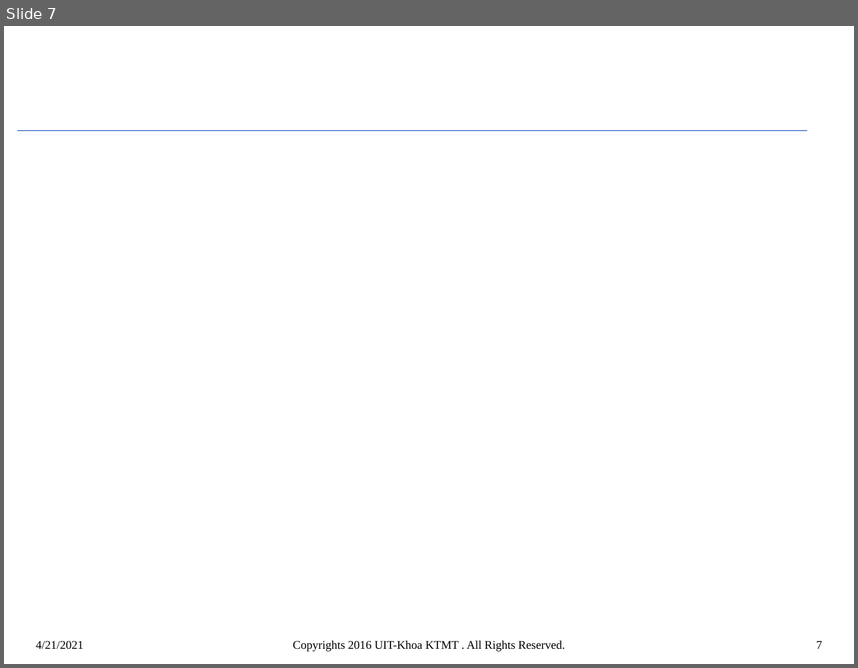
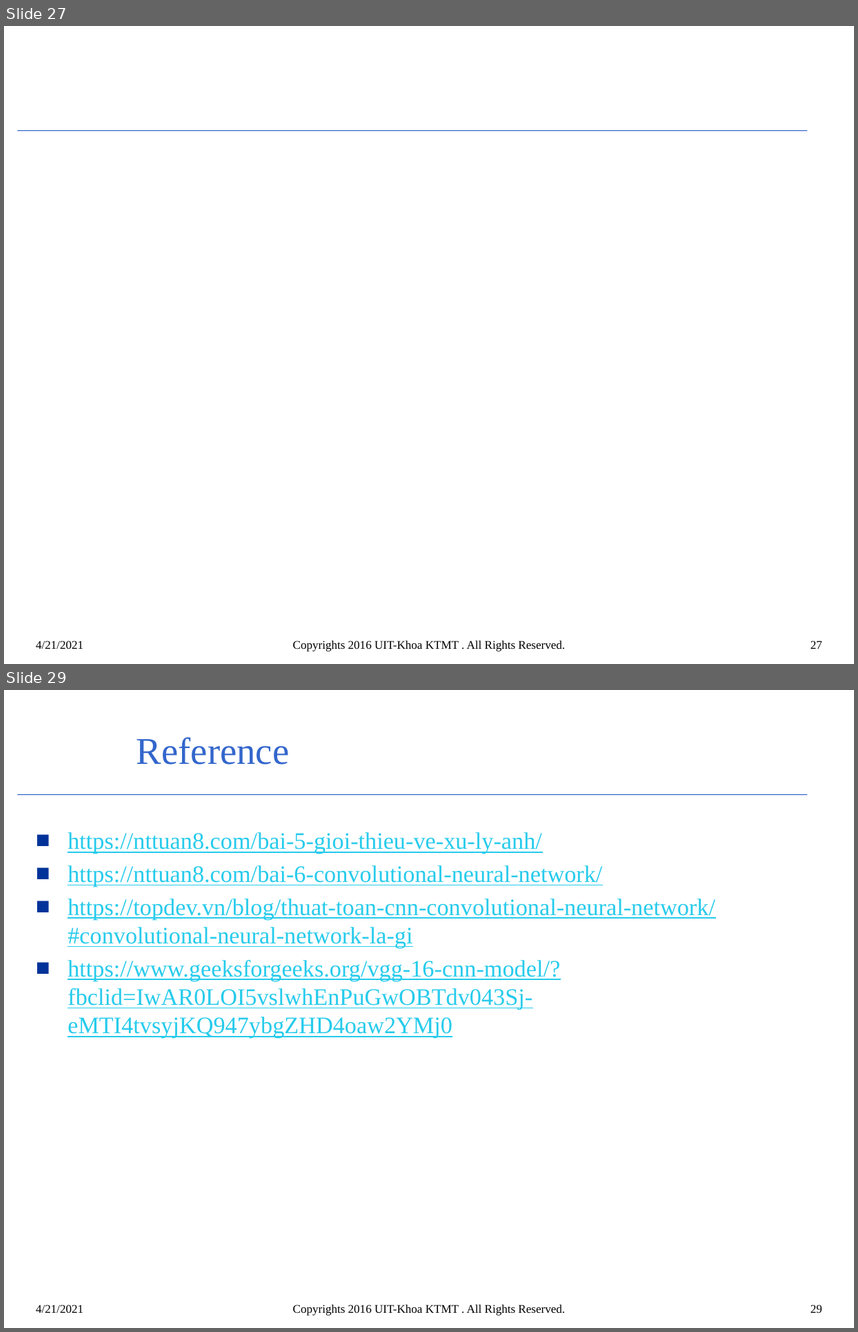
Before and after one commit to DuongTam1410/IU, a slide deck: Project/VGG16.pptx. Shown one above the other, each under a label of ours: slide 7 before the commit, slides 27 and 29 after it; the slides between them are not shown. The pictures are 858x668 and 858x1332 pixels, drawn with LibreOffice and Linux fonts; fonts in the diff are those of the drawing; background and template pictures are left out. Boxes give left, top, right and bottom in pixels: in the first picture for what was removed or moved away, otherwise in the second. Text is boxed around its words. In the diff, an @@ line names an element or a change of style, - is before the commit and + after.

```diff
--- a/Project/VGG16.pptx
+++ b/Project/VGG16.pptx
@@ slide 29 added at bbox=[4, 690, 854, 1328], background #FFFFFF; not listed: 2 template elements that a slide beside it also shows @@
@@ title added at bbox=[136, 737, 290, 765], 32 pt, text #3366CC @@
+Reference
@@ text added at bbox=[67, 832, 715, 1038], 20 pt, text #26CBEC, underline @@
+■ https://nttuan8.com/bai-5-gioi-thieu-ve-xu-ly-anh/
+■ https://nttuan8.com/bai-6-convolutional-neural-network/
+■ https://topdev.vn/blog/thuat-toan-cnn-convolutional-neural-network/#convolutional-neural-network-la-gi
+■ https://www.geeksforgeeks.org/vgg-16-cnn-model/?fbclid=IwAR0LOI5vslwhEnPuGwOBTdv043Sj-eMTI4tvsyjKQ947ybgZHD4oaw2YMj0
@@ text added at bbox=[36, 1304, 83, 1312], 10 pt, text #000000 @@
+4/21/2021
@@ text added at bbox=[293, 1304, 565, 1315], 10 pt, text #000000 @@
+Copyrights 2016 UIT-Khoa KTMT . All Rights Reserved.
@@ page number added at bbox=[811, 1304, 822, 1312], 10 pt, text #000000 @@
+29
@@ what was slide 7 is now slide 27 @@
@@ page number at bbox=[811, 640, 822, 648]: text changed @@
-7
+27
```
Also in this commit, not shown: 3 slides changed, 21 other slides added, 1 other file.
